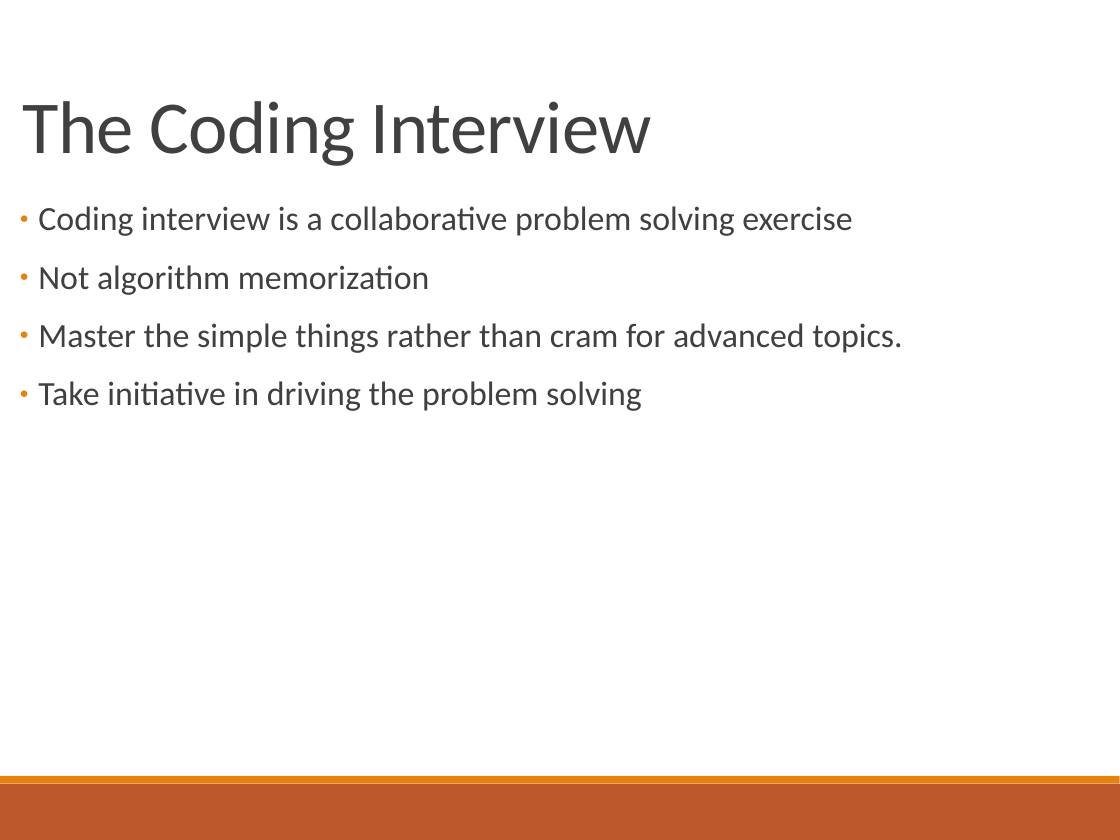
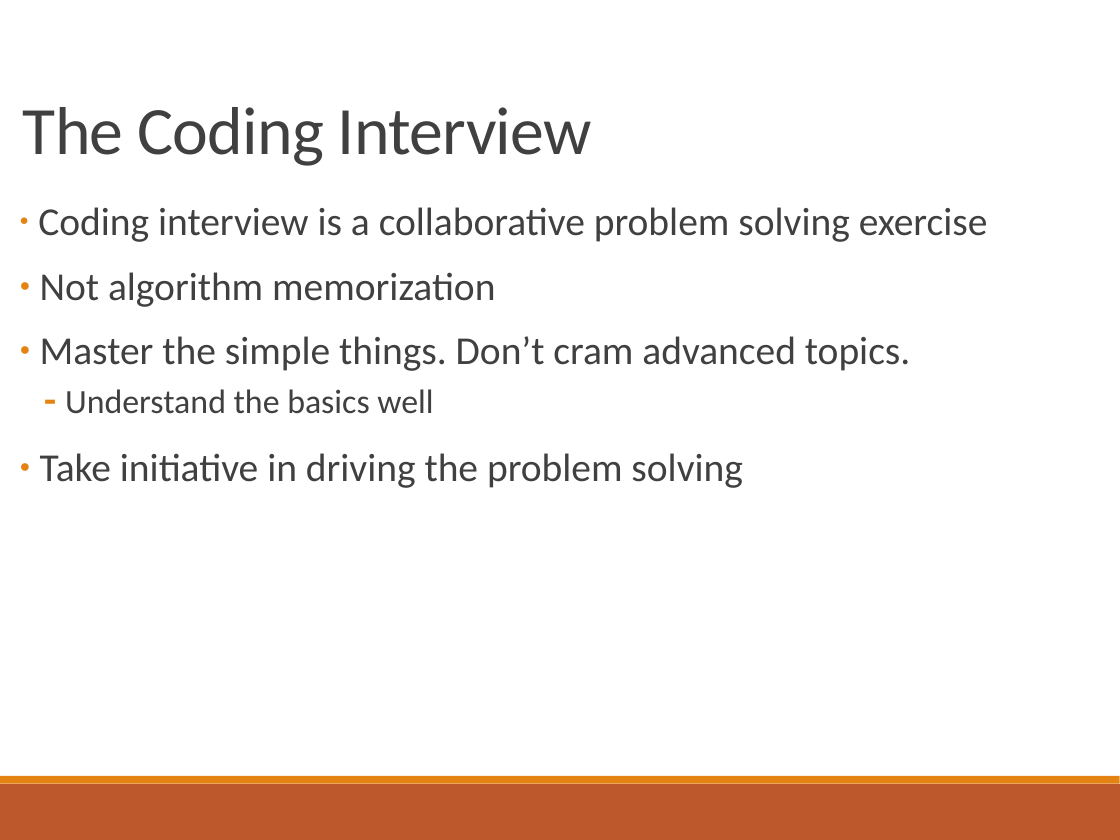
Before and after one commit to aaron678/coding-interview, a slide deck: slide 8 of presentationSlides3.pptx. Drawn at 1120x840 pixels with LibreOffice and Linux fonts; fonts in the diff are those of the drawing. Boxes give left, top, right and bottom in pixels: in the first picture for what was removed or moved away, otherwise in the second. Text is boxed around its words. In the diff, an @@ line names an element or a change of style, - is before the commit and + after.

```diff
--- a/presentationSlides3.pptx
+++ b/presentationSlides3.pptx
@@ title "The Coding Interview" at bbox=[23, 107, 592, 166]: size 52.9 to 48 pt @@
@@ text at bbox=[38, 207, 988, 488]: size 24 to 28 pt in "Coding interview is a collaborative problem solving ...", "Not algorithm memorization", "Take initiative in driving the problem solving" @@
@@ text at bbox=[40, 336, 910, 414]: text changed; size 24 to 28 pt @@
-● Master the simple things rather than cram for advanced topics.
+● Master the simple things. Don’t cram advanced topics.
+  - Understand the basics well
```
Also in this commit, not shown: 9 other slides changed, 2 other files.
